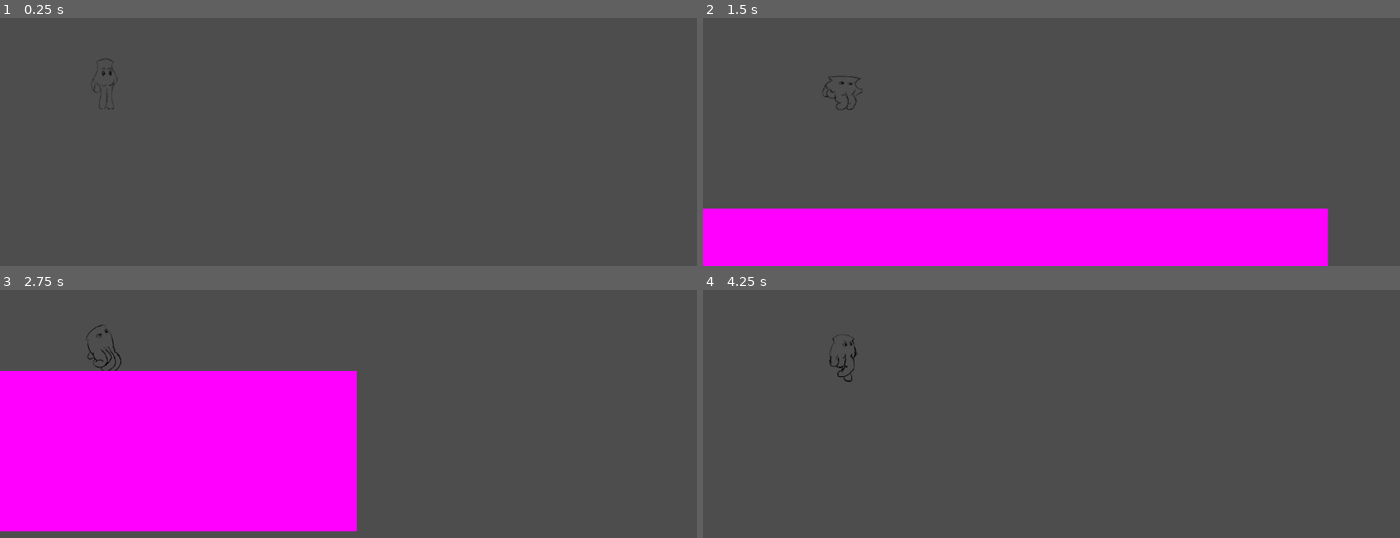
Above: before the commit, frames 1-4 (two rows, left to right).
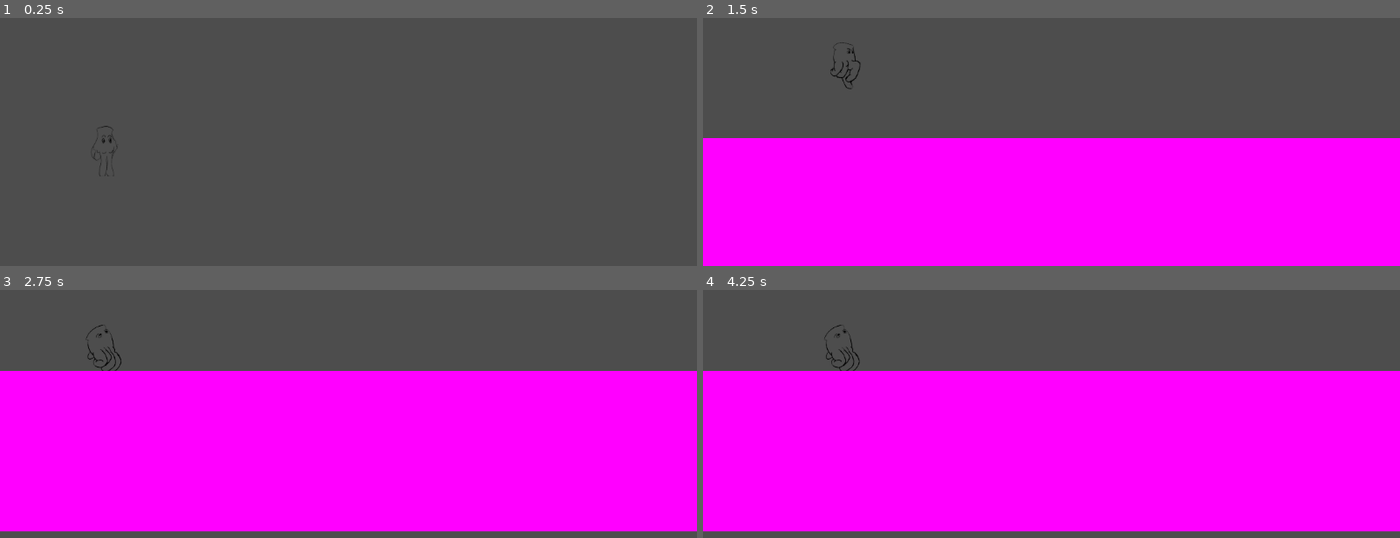
Above: after the commit, the same moments.

Repository: KonradOlender/Brackeys2025
Game: Godot game, scene res://Levels/level_1.tscn
Same seed, same stepped clock (60 frames per second), same inputs: the game is played once before the commit and once after it.
Inputs:
- Up to frame 1 (0.25 s): no input
- Up to frame 2 (1.5 s): hold Space (jump) 0.53-1.28 s; hold D (move_right) from 0.53 s (still down); tap Space (jump) at 1.35 s
- Up to frame 3 (2.75 s): tap Space (jump) at 1.52, 1.82 s; release D (move_right) at 2.03 s; hold S (move_down) from 2.03 s (still down); hold Space (jump) from 2.03 s (still down)
- Up to frame 4 (4.25 s): release S (move_down) at 2.78 s; release Space (jump) at 2.78 s; hold D (move_right) from 2.78 s (still down); tap Space (jump) at 2.85, 3.02, 3.32 s; hold Space (jump) from 3.53 s (still down)

The runs differ from the first frame. In frame 1, less than 0.1% of the frame differs, in the area x 13-17%, y 16-64%; in frame 2, 31%; in frame 3, 32%; in frame 4, 65%, in the area x 0-100%, y 14-98%.

Commit message:
jump code

Diff:
--- a/brackeys2025-godot/Levels/level_1.tscn
+++ b/brackeys2025-godot/Levels/level_1.tscn
@@ -3,7 +3,7 @@
 [ext_resource type="PackedScene" uid="uid://y7tnowmq5k2r" path="res://Player/player.tscn" id="1_nrdeq"]
 
 [sub_resource type="RectangleShape2D" id="RectangleShape2D_dxvv6"]
-size = Vector2(1458, 132)
+size = Vector2(13034, 132)
 
 [sub_resource type="PlaceholderTexture2D" id="PlaceholderTexture2D_koe3c"]
 
@@ -11,14 +11,18 @@
 
 [node name="Player" parent="." instance=ExtResource("1_nrdeq")]
 scale = Vector2(0.1, 0.1)
+jump_height = 100.0
+jump_time_to_peak = 0.5
+jump_time_to_ground = 0.3
 
 [node name="StaticBody2D" type="StaticBody2D" parent="."]
 position = Vector2(0, 323)
 
 [node name="CollisionShape2D" type="CollisionShape2D" parent="StaticBody2D"]
+position = Vector2(5788, 0)
 shape = SubResource("RectangleShape2D_dxvv6")
 
 [node name="Sprite2D" type="Sprite2D" parent="StaticBody2D"]
-position = Vector2(2.99994, -0.500002)
-scale = Vector2(1458, 133)
+position = Vector2(2291.5, -0.500002)
+scale = Vector2(6035, 133)
 texture = SubResource("PlaceholderTexture2D_koe3c")
--- a/brackeys2025-godot/Player/player.gd
+++ b/brackeys2025-godot/Player/player.gd
@@ -3,22 +3,38 @@
 @export var speed := 350
 const FLOATY_GRAVITY := 100
 
-func _physics_process(delta: float) -> void:
-	var direction := Vector2(0,0)
+@export var jump_height : float
+@export var jump_time_to_peak : float
+@export var jump_time_to_ground : float
+
+@onready var jump_velocity : float = ((2.0 * jump_height) / jump_time_to_peak) * -1.0
+@onready var jump_gravity : float = ((-2.0 * jump_height) / (jump_time_to_peak * jump_time_to_peak)) * -1.0
+@onready var fall_gravity : float = ((-2.0 * jump_height) / (jump_time_to_ground * jump_time_to_ground)) * -1.0
+var is_jumping: bool = false
 
 
+func _physics_process(delta: float) -> void:
+
 	#actual momvement
+	var direction := Vector2(0,0)
 	direction.x = 1 if Input.is_action_pressed("move_right") else 0
-	direction.y = Input.get_axis("move_up", "move_down")
+	velocity.x = direction.x * speed
 
-	velocity = direction * speed
+	#jumping
+	if !Input.is_action_pressed("jump"):
+		velocity.y += get_gravity_fall() * delta
+	velocity.y += get_gravity_jump() * delta
 
-	if not is_on_floor():
-		velocity.y += FLOATY_GRAVITY
-	else:
-		if Input.is_action_just_pressed("jump"):
-			velocity.y = -5000
-
-
+	if Input.is_action_just_pressed("jump") and is_on_floor():
+		jump()
 
 	move_and_slide()
+
+func get_gravity_jump() -> float:
+	return jump_gravity if velocity.y < 0.0 else fall_gravity
+func get_gravity_fall() -> float:
+	return fall_gravity
+
+func jump():
+	is_jumping = true
+	velocity.y = jump_velocity
